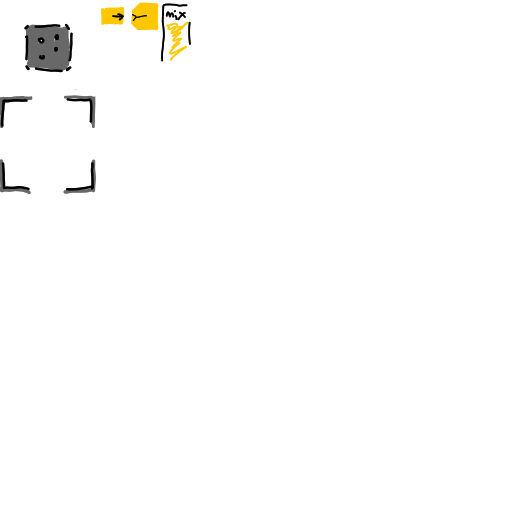
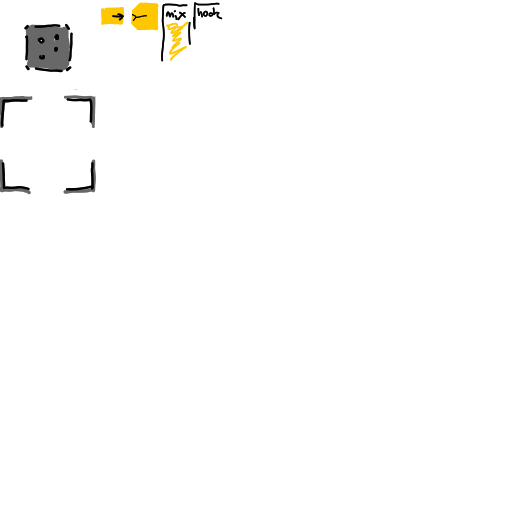
Two versions of the same layered image (512x512). Layer-by-layer changes:
painted on "Paint Layer 2" over [193, 2, 223, 30]
